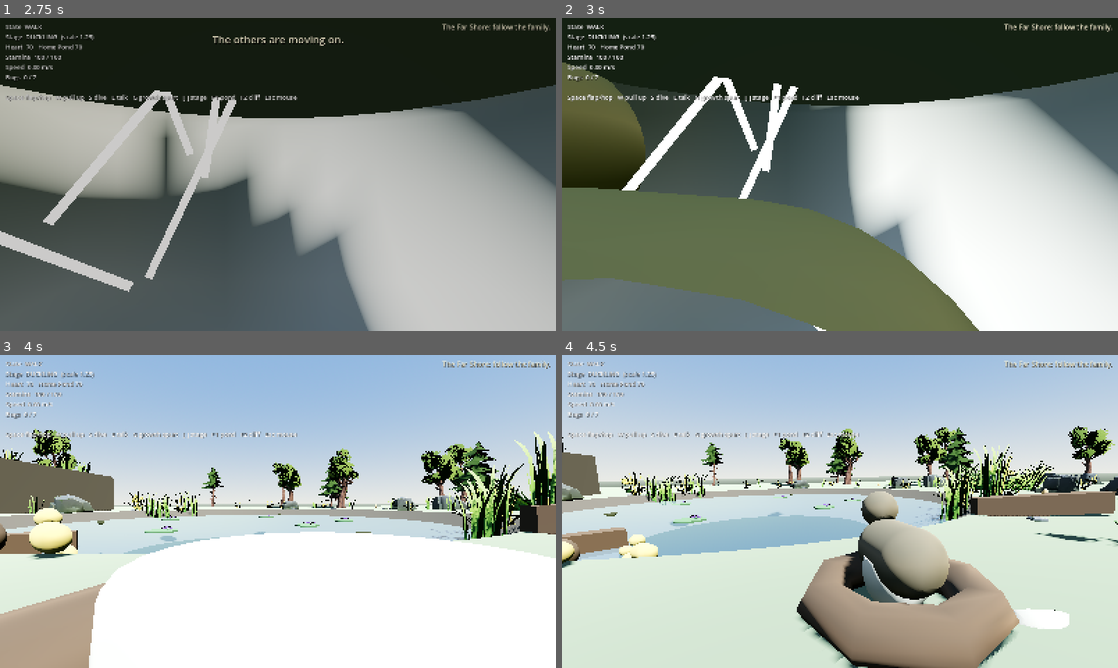
Above: before the commit, frames 1-4 (two rows, left to right).
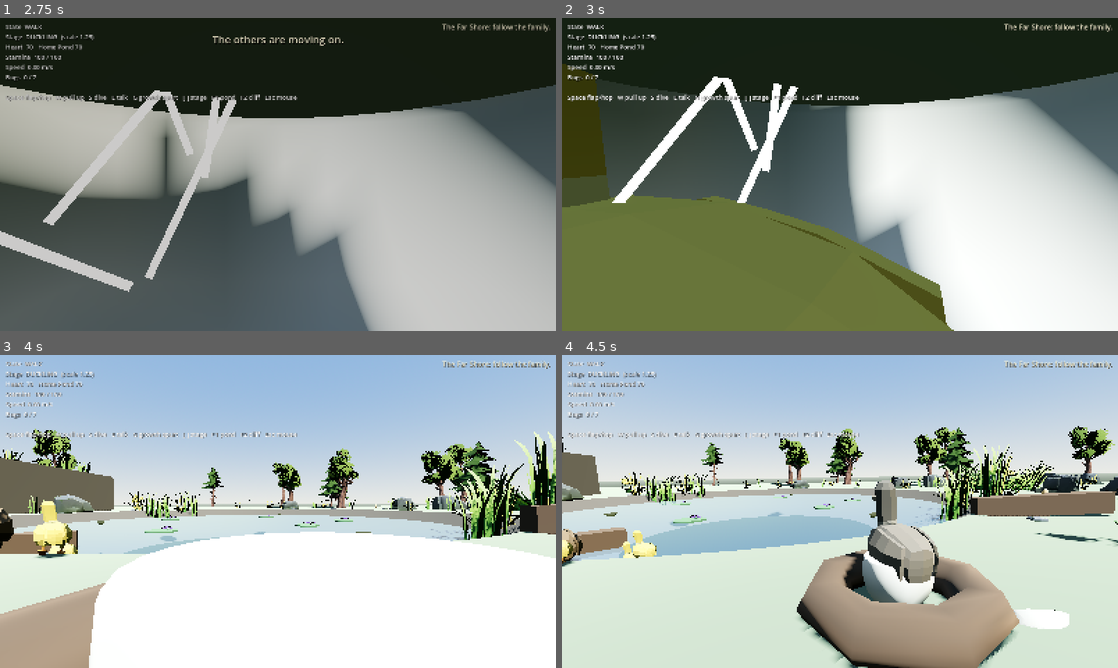
Above: after the commit, the same moments.

Repository: ProfessorZoltan/duckling
Game: Godot game, scene res://world/pond_greybox.tscn
The game is run twice, just before and just after one commit, with the same random seed, the same clock (stepped at 60 frames per second) and the same inputs.
Inputs (mouse positions are in pixels of both pictures, inside the frame that each line leads up to):
- Up to frame 1 (2.75 s): tap Enter at 0.5 s; move the mouse to (305, 174) at 0.52 s; hold E (action) 0.53-1.28 s; hold ] (debug_stage_up) from 0.53 s (still down); tap Space (jump) at 0.77, 1.07, 1.52, 1.82 s; move the mouse to (250, 174) at 1.27 s; tap E (action) at 1.35 s; move the mouse to (289, 168) at 2.02 s; hold E (action) from 2.03 s (still down)
- Up to frame 2 (3 s): keep holding ] (debug_stage_up); move the mouse to (834, 180) at 2.77 s; release E (action) at 2.78 s; tap E (action) at 2.85 s
- Up to frame 3 (4 s): keep holding ] (debug_stage_up); tap Space (jump) at 3.02, 3.32, 3.77 s; move the mouse to (316, 514) at 3.52 s; hold E (action) from 3.53 s (still down)
- Up to frame 4 (4.5 s): tap Space (jump) at 4.07 s; tap Escape (pause) at 4.15 s; release ] (debug_stage_up) at 4.25 s; release E (action) at 4.25 s; drag from (673, 464) to (756, 433) at 4.27 s

Frame 1 is identical in both runs. In frame 2, 11% of the frame differs, in the area x 0-75%, y 14-100%; in frame 3, 1.1%; in frame 4, 3.2%.

Commit message:
Use the duck, swan and mouse models for every character
Add AnimalModel, which wraps an imported glTF: it measures the model as
posed, scales it to a height in metres, sets its feet on the node's
origin, recolours it by material name and drives the walk cycle from how
fast the animal is actually moving. The duck's seven flat materials mean
one mesh now serves the player, all four siblings and Marra; the mouse
is Nib; the swan is the player once the reveal has happened, swapped in
at Young Swan.

Two findings worth keeping. A skinned mesh's AABB is its bind pose, and
on these exports that is nothing like the rendered size, so the measure
walks the vertices through the skeleton; it also has to work in the
model's own space, since the player's growth scale would otherwise
corrupt what the model thinks it measures. And AnimationPlayer.pause()
in 4.7 drops the animation and snaps the model back to its bind pose,
so a held frame uses speed_scale = 0 instead.

Wings are the one thing the assets cannot do. The duck's fin bones hold
no vertex weight, proven by posing its neck bone the same way and
watching the neck bend right over, so duck flight reads through body
pitch and bank alone. The swan flaps properly in flight but has no
folded pose, so it stands with its wings out. Both are recorded in
assets/models/NOTES.md as Blender work.

All eight smoke tests pass.

Co-Authored-By: Claude Opus 5 <noreply@anthropic.com>
Claude-Session: https://claude.ai/code/session_01RVpSAZoBzWw3XPSpjdvuT5

Diff:
--- a/game/player/player.gd
+++ b/game/player/player.gd
@@ -85,6 +85,8 @@
 var _gravity: float = ProjectSettings.get_setting("physics/3d/default_gravity")
 
 @onready var body: Node3D = $Body
+@onready var duck_model: AnimalModel = $Body/Duck
+@onready var swan_model: AnimalModel = $Body/Swan
 @onready var camera_pivot: Node3D = $CameraPivot
 @onready var collision_shape: CollisionShape3D = $CollisionShape3D
 
@@ -102,7 +104,9 @@
 	_base_collision_y = collision_shape.position.y
 	stamina = max_stamina
 	Globals.player_scale_changed.connect(_apply_scale)
+	Globals.stage_changed.connect(_apply_plumage)
 	_apply_scale(Globals.player_scale)
+	_apply_plumage(Globals.stage)
 
 
 func _process(_delta: float) -> void:
@@ -353,6 +357,7 @@
 		body.rotation.x = lerpf(body.rotation.x, pitch, blend)
 		var bank := deg_to_rad(bank_degrees) * raw_input.x
 		body.rotation.z = lerpf(body.rotation.z, bank, blend)
+		_drive_model(air_speed)
 		return
 
 	var planar := Vector3(velocity.x, 0.0, velocity.z)
@@ -370,6 +375,32 @@
 	# Nose dips a touch while paddling.
 	var target_pitch := deg_to_rad(6.0) * speed_ratio if state == State.SWIM else 0.0
 	body.rotation.x = lerpf(body.rotation.x, target_pitch, clampf(5.0 * delta, 0.0, 1.0))
+	_drive_model(planar.length())
+
+
+## The reveal (design doc §2 Act 5): a duck until you are plainly a swan.
+func _apply_plumage(stage: Globals.Stage) -> void:
+	if duck_model == null or swan_model == null:
+		return
+	var swan := stage >= Globals.Stage.YOUNG_SWAN
+	duck_model.visible = not swan
+	swan_model.visible = swan
+	if not swan:
+		duck_model.palette = "juvenile" if stage >= Globals.Stage.JUVENILE else "duckling"
+		duck_model.build()
+
+
+func model() -> AnimalModel:
+	return swan_model if swan_model and swan_model.visible else duck_model
+
+
+## The legs follow whatever the body is actually doing. There is no wing
+## animation: see the note in AnimalModel.
+func _drive_model(speed: float) -> void:
+	var m := model()
+	if m == null:
+		return
+	m.set_gait(speed, state == State.FLY or state == State.AIR)
 
 
 func _apply_scale(s: float) -> void:
--- a/game/player/player.tscn
+++ b/game/player/player.tscn
@@ -1,32 +1,12 @@
-[gd_scene load_steps=9 format=3]
+[gd_scene load_steps=5 format=3]
 
 [ext_resource type="Script" path="res://player/player.gd" id="1_player"]
 [ext_resource type="Script" path="res://player/third_person_camera.gd" id="2_camera"]
+[ext_resource type="Script" path="res://world/animal_model.gd" id="3_animal"]
 
 [sub_resource type="CapsuleShape3D" id="CapsuleShape3D_duck"]
 radius = 0.22
 height = 0.7
-
-[sub_resource type="StandardMaterial3D" id="StandardMaterial3D_down"]
-albedo_color = Color(0.5, 0.45, 0.36, 1)
-roughness = 0.9
-
-[sub_resource type="StandardMaterial3D" id="StandardMaterial3D_beak"]
-albedo_color = Color(0.85, 0.6, 0.2, 1)
-
-[sub_resource type="StandardMaterial3D" id="StandardMaterial3D_eye"]
-albedo_color = Color(0.1, 0.1, 0.1, 1)
-
-[sub_resource type="CapsuleMesh" id="CapsuleMesh_body"]
-radius = 0.2
-height = 0.7
-
-[sub_resource type="SphereMesh" id="SphereMesh_head"]
-radius = 0.13
-height = 0.26
-
-[sub_resource type="BoxMesh" id="BoxMesh_beak"]
-size = Vector3(0.1, 0.05, 0.14)
 
 [node name="Player" type="CharacterBody3D"]
 floor_max_angle = 0.872665
@@ -38,33 +18,18 @@
 
 [node name="Body" type="Node3D" parent="."]
 
-[node name="Torso" type="MeshInstance3D" parent="Body"]
-position = Vector3(0, 0.25, 0)
-rotation = Vector3(1.5708, 0, 0)
-mesh = SubResource("CapsuleMesh_body")
-surface_material_override/0 = SubResource("StandardMaterial3D_down")
+[node name="Duck" type="Node3D" parent="Body"]
+script = ExtResource("3_animal")
+species = "duck"
+palette = "duckling"
+height = 0.67
 
-[node name="Head" type="MeshInstance3D" parent="Body"]
-position = Vector3(0, 0.5, -0.28)
-mesh = SubResource("SphereMesh_head")
-surface_material_override/0 = SubResource("StandardMaterial3D_down")
-
-[node name="Beak" type="MeshInstance3D" parent="Body"]
-position = Vector3(0, 0.47, -0.44)
-mesh = SubResource("BoxMesh_beak")
-surface_material_override/0 = SubResource("StandardMaterial3D_beak")
-
-[node name="EyeL" type="MeshInstance3D" parent="Body"]
-position = Vector3(-0.08, 0.54, -0.35)
-scale = Vector3(0.18, 0.18, 0.18)
-mesh = SubResource("SphereMesh_head")
-surface_material_override/0 = SubResource("StandardMaterial3D_eye")
-
-[node name="EyeR" type="MeshInstance3D" parent="Body"]
-position = Vector3(0.08, 0.54, -0.35)
-scale = Vector3(0.18, 0.18, 0.18)
-mesh = SubResource("SphereMesh_head")
-surface_material_override/0 = SubResource("StandardMaterial3D_eye")
+[node name="Swan" type="Node3D" parent="Body"]
+visible = false
+script = ExtResource("3_animal")
+species = "swan"
+palette = "none"
+height = 0.78
 
 [node name="CameraPivot" type="Node3D" parent="."]
 position = Vector3(0, 0.45, 0)
--- /dev/null
+++ b/game/world/animal_model.gd
@@ -0,0 +1,235 @@
+class_name AnimalModel
+extends Node3D
+## Wraps one of the imported animal glTFs so a scene can just ask for "a
+## duckling this tall" (see `assets/models/NOTES.md`).
+##
+## It instantiates the model, measures it as posed (the glTF bounding boxes are
+## bind-pose and wrong for the skinned models), scales it to [member height],
+## sets it down so its feet rest on the node's origin, and recolours it by
+## material name. The duck's seven flat materials mean one mesh serves the
+## player, every sibling and Marra.
+##
+## It also drives the gait: the walk cycle plays at a speed that matches how
+## fast the animal is actually moving, and stops when it stops.
+##
+## Wings are the one thing neither model does well, and both limits are in the
+## assets rather than this script (see `assets/models/NOTES.md`). The duck
+## cannot flap: its armature carries `fin.L` and `fin.R` bones, but they hold
+## no meaningful vertex weight, so posing them moves nothing, while posing
+## `neck_6` bends the neck right over. The swan flaps properly in flight, but
+## its rest pose has its wings spread and no frame of its animation folds them.
+
+const SPECIES := {
+	"duck": "res://assets/models/duck/scene.gltf",
+	"swan": "res://assets/models/swan/scene.gltf",
+	"mouse": "res://assets/models/mouse/scene.gltf",
+}
+
+const WALK_ANIMATION := {"duck": "walkcycle_1", "swan": "", "mouse": ""}
+## The swan's one animation is a wing beat, so it doubles as its flight cycle.
+## The duck has no flight animation at all.
+const FLIGHT_ANIMATION := {"duck": "", "swan": "Animation", "mouse": ""}
+
+## Material name -> albedo. Anything not named keeps the model's own colour.
+const PALETTES := {
+	"duckling": {
+		"duck_gray": Color(0.52, 0.47, 0.40), "duck_brown": Color(0.36, 0.32, 0.27),
+		"duck_yellow": Color(0.60, 0.54, 0.44), "duck_orange": Color(0.52, 0.47, 0.40),
+		"duck_green": Color(0.44, 0.41, 0.36), "duck_white": Color(0.66, 0.62, 0.55),
+		"duck_black": Color(0.10, 0.09, 0.08),
+	},
+	"sibling": {
+		"duck_gray": Color(0.97, 0.84, 0.32), "duck_brown": Color(0.88, 0.70, 0.20),
+		"duck_yellow": Color(0.95, 0.78, 0.22), "duck_orange": Color(0.95, 0.58, 0.16),
+		"duck_green": Color(0.93, 0.80, 0.28), "duck_white": Color(0.99, 0.93, 0.62),
+		"duck_black": Color(0.12, 0.10, 0.08),
+	},
+	"marra": {
+		"duck_gray": Color(0.55, 0.44, 0.31), "duck_brown": Color(0.31, 0.23, 0.16),
+		"duck_yellow": Color(0.47, 0.36, 0.25), "duck_orange": Color(0.72, 0.52, 0.20),
+		"duck_green": Color(0.40, 0.31, 0.22), "duck_white": Color(0.72, 0.64, 0.52),
+		"duck_black": Color(0.12, 0.10, 0.08),
+	},
+	## The juvenile: greyer and lankier, still not white.
+	"juvenile": {
+		"duck_gray": Color(0.58, 0.55, 0.50), "duck_brown": Color(0.42, 0.39, 0.35),
+		"duck_yellow": Color(0.66, 0.62, 0.55), "duck_orange": Color(0.58, 0.54, 0.48),
+		"duck_green": Color(0.50, 0.48, 0.44), "duck_white": Color(0.78, 0.76, 0.72),
+		"duck_black": Color(0.10, 0.09, 0.08),
+	},
+	"none": {},
+}
+
+## Prints what was found and measured, for tuning sizes.
+@export var debug_build: bool = false
+@export var species: String = "duck"
+@export var palette: String = "duckling"
+## Height in metres at this node's own scale of 1.
+@export var height: float = 0.67
+## Seconds of walk cycle per metre travelled, so the legs match the ground.
+@export var stride: float = 0.42
+var model: Node3D
+var skeleton: Skeleton3D
+var anim: AnimationPlayer
+
+var _airborne: bool = false
+
+
+func _ready() -> void:
+	build()
+
+
+func build() -> void:
+	if model:
+		model.queue_free()
+	var path: String = SPECIES.get(species, "")
+	if path == "" or not ResourceLoader.exists(path):
+		push_warning("AnimalModel: no model for species '%s'" % species)
+		return
+	model = (load(path) as PackedScene).instantiate()
+	add_child(model)
+	skeleton = null
+	anim = null
+	for child in _descendants(model):
+		if child is Skeleton3D and skeleton == null:
+			skeleton = child as Skeleton3D
+		elif child is AnimationPlayer and anim == null:
+			anim = child as AnimationPlayer
+	for key in [WALK_ANIMATION, FLIGHT_ANIMATION]:
+		var name: String = key.get(species, "")
+		if anim and name != "" and anim.has_animation(name):
+			anim.get_animation(name).loop_mode = Animation.LOOP_LINEAR
+	# The AnimationPlayer is not ready during our own _ready, so wait a frame
+	# before measuring, and keep the model hidden until it has been scaled.
+	model.visible = false
+	await get_tree().process_frame
+	if not is_instance_valid(model):
+		return
+	if skeleton:
+		skeleton.force_update_all_bone_transforms()
+	# Measure in this node's own space: a parent's scale (the player's growth,
+	# a preview holder) must not change what the model thinks it measures.
+	var box := posed_aabb(model, global_transform.affine_inverse())
+	if debug_build:
+		print("AnimalModel %s: measured %.3f m, scaled to %.3f m" % [species, box.size.y, height])
+	if box.size.y > 0.0001:
+		var factor := height / box.size.y
+		model.scale = model.scale * factor
+		model.position.y = -box.position.y * factor
+	_recolour()
+	model.visible = true
+
+
+## How the animal is moving. [param speed] is metres per second in world terms;
+## [param airborne] stops the legs and lets the wings take over.
+func set_gait(speed: float, airborne: bool = false) -> void:
+	if anim == null:
+		return
+	_airborne = airborne
+	var flight: String = FLIGHT_ANIMATION.get(species, "")
+	if airborne:
+		if flight != "" and anim.has_animation(flight):
+			if anim.current_animation != flight:
+				anim.play(flight)
+			anim.speed_scale = 1.0
+		else:
+			# No flight cycle: hold the legs still rather than walking mid-air.
+			anim.speed_scale = 0.0
+		return
+	var walk: String = WALK_ANIMATION.get(species, "")
+	if walk == "" or not anim.has_animation(walk):
+		if anim.current_animation != "":
+			anim.stop()
+		return
+	if anim.current_animation != walk:
+		anim.play(walk)
+	var local_speed := speed / maxf(scale_factor(), 0.001)
+	# Freezing with speed_scale rather than pause(): pause() drops the
+	# animation entirely in 4.7, which snaps the model back to its bind pose.
+	anim.speed_scale = 0.0 if local_speed < 0.05 else clampf(local_speed * stride, 0.25, 3.0)
+
+
+func scale_factor() -> float:
+	return global_basis.get_scale().y
+
+
+func _recolour() -> void:
+	var colours: Dictionary = PALETTES.get(palette, {})
+	if colours.is_empty():
+		return
+	for child in _descendants(model):
+		if not (child is MeshInstance3D):
+			continue
+		var mi := child as MeshInstance3D
+		if mi.mesh == null:
+			continue
+		for i in mi.mesh.get_surface_count():
+			var source := mi.mesh.surface_get_material(i)
+			if not (source is StandardMaterial3D):
+				continue
+			var name := (source as StandardMaterial3D).resource_name
+			if not colours.has(name):
+				continue
+			# Never edit the imported material: every instance shares it.
+			var copy := (source as StandardMaterial3D).duplicate()
+			copy.albedo_color = colours[name]
+			mi.set_surface_override_material(i, copy)
+
+
+## True bounds of a model as posed, expressed in [param into]'s space (pass the
+## inverse of the frame you want them in). A skinned MeshInstance3D reports its
+## bind-pose box, which on these exports is nothing like the rendered size, so
+## walk the vertices through the skeleton instead.
+static func posed_aabb(root: Node, into: Transform3D = Transform3D.IDENTITY) -> AABB:
+	var out := AABB()
+	var first := true
+	for c in _descendants(root):
+		if not (c is MeshInstance3D):
+			continue
+		var mi := c as MeshInstance3D
+		if mi.mesh == null:
+			continue
+		var to_world := into * mi.global_transform
+		var bones: Array[Transform3D] = []
+		var skel := mi.get_node_or_null(mi.skeleton) as Skeleton3D
+		if skel and mi.skin:
+			to_world = into * skel.global_transform
+			for b in skel.get_bone_count():
+				bones.append(skel.get_bone_global_pose(b))
+		for si in mi.mesh.get_surface_count():
+			var arrays := mi.mesh.surface_get_arrays(si)
+			var verts: PackedVector3Array = arrays[Mesh.ARRAY_VERTEX]
+			var bone_idx := PackedInt32Array()
+			var weights := PackedFloat32Array()
+			if arrays.size() > Mesh.ARRAY_BONES and arrays[Mesh.ARRAY_BONES] != null:
+				bone_idx = arrays[Mesh.ARRAY_BONES]
+				weights = arrays[Mesh.ARRAY_WEIGHTS]
+			for vi in verts.size():
+				var v := verts[vi]
+				if not bones.is_empty() and bone_idx.size() >= (vi + 1) * 4:
+					var acc := Vector3.ZERO
+					var total := 0.0
+					for k in 4:
+						var w := weights[vi * 4 + k]
+						if w <= 0.0:
+							continue
+						var b := bone_idx[vi * 4 + k]
+						if b < bones.size():
+							acc += (bones[b] * v) * w
+							total += w
+					if total > 0.0:
+						v = acc / total
+				var world := to_world * v
+				if first:
+					out = AABB(world, Vector3.ZERO)
+					first = false
+				else:
+					out = out.expand(world)
+	return out
+
+
+static func _descendants(n: Node) -> Array:
+	var out: Array = [n]
+	for c in n.get_children():
+		out.append_array(_descendants(c))
+	return out
--- a/game/world/duckling_prop.tscn
+++ b/game/world/duckling_prop.tscn
@@ -1,50 +1,11 @@
-[gd_scene load_steps=6 format=3]
+[gd_scene load_steps=2 format=3]
 
-[sub_resource type="StandardMaterial3D" id="StandardMaterial3D_yellow"]
-albedo_color = Color(0.95, 0.8, 0.3, 1)
-roughness = 0.9
-
-[sub_resource type="StandardMaterial3D" id="StandardMaterial3D_beak"]
-albedo_color = Color(0.9, 0.55, 0.2, 1)
-
-[sub_resource type="StandardMaterial3D" id="StandardMaterial3D_eye"]
-albedo_color = Color(0.1, 0.1, 0.1, 1)
-
-[sub_resource type="CapsuleMesh" id="CapsuleMesh_body"]
-radius = 0.17
-height = 0.5
-
-[sub_resource type="SphereMesh" id="SphereMesh_head"]
-radius = 0.12
-height = 0.24
+[ext_resource type="Script" path="res://world/animal_model.gd" id="1_animal"]
 
 [node name="DucklingProp" type="Node3D"]
 
-[node name="Torso" type="MeshInstance3D" parent="."]
-position = Vector3(0, 0.2, 0)
-rotation = Vector3(1.5708, 0, 0)
-mesh = SubResource("CapsuleMesh_body")
-surface_material_override/0 = SubResource("StandardMaterial3D_yellow")
-
-[node name="Head" type="MeshInstance3D" parent="."]
-position = Vector3(0, 0.4, -0.2)
-mesh = SubResource("SphereMesh_head")
-surface_material_override/0 = SubResource("StandardMaterial3D_yellow")
-
-[node name="Beak" type="MeshInstance3D" parent="."]
-position = Vector3(0, 0.37, -0.34)
-scale = Vector3(0.35, 0.2, 0.5)
-mesh = SubResource("SphereMesh_head")
-surface_material_override/0 = SubResource("StandardMaterial3D_beak")
-
-[node name="EyeL" type="MeshInstance3D" parent="."]
-position = Vector3(-0.07, 0.44, -0.27)
-scale = Vector3(0.18, 0.18, 0.18)
-mesh = SubResource("SphereMesh_head")
-surface_material_override/0 = SubResource("StandardMaterial3D_eye")
-
-[node name="EyeR" type="MeshInstance3D" parent="."]
-position = Vector3(0.07, 0.44, -0.27)
-scale = Vector3(0.18, 0.18, 0.18)
-mesh = SubResource("SphereMesh_head")
-surface_material_override/0 = SubResource("StandardMaterial3D_eye")
+[node name="Model" type="Node3D" parent="."]
+script = ExtResource("1_animal")
+species = "duck"
+palette = "sibling"
+height = 0.57
--- a/game/world/marra_prop.tscn
+++ b/game/world/marra_prop.tscn
@@ -1,57 +1,11 @@
-[gd_scene load_steps=6 format=3]
+[gd_scene load_steps=2 format=3]
 
-[sub_resource type="StandardMaterial3D" id="StandardMaterial3D_brown"]
-albedo_color = Color(0.5, 0.38, 0.26, 1)
-roughness = 0.9
-
-[sub_resource type="StandardMaterial3D" id="StandardMaterial3D_beak"]
-albedo_color = Color(0.85, 0.55, 0.2, 1)
-
-[sub_resource type="StandardMaterial3D" id="StandardMaterial3D_eye"]
-albedo_color = Color(0.1, 0.1, 0.1, 1)
-
-[sub_resource type="CapsuleMesh" id="CapsuleMesh_body"]
-radius = 0.17
-height = 0.5
-
-[sub_resource type="SphereMesh" id="SphereMesh_head"]
-radius = 0.12
-height = 0.24
+[ext_resource type="Script" path="res://world/animal_model.gd" id="1_animal"]
 
 [node name="MarraProp" type="Node3D"]
-scale = Vector3(1.7, 1.7, 1.7)
 
-[node name="Torso" type="MeshInstance3D" parent="."]
-position = Vector3(0, 0.2, 0)
-rotation = Vector3(1.5708, 0, 0)
-mesh = SubResource("CapsuleMesh_body")
-surface_material_override/0 = SubResource("StandardMaterial3D_brown")
-
-[node name="Neck" type="MeshInstance3D" parent="."]
-position = Vector3(0, 0.36, -0.16)
-scale = Vector3(0.5, 1.1, 0.5)
-mesh = SubResource("SphereMesh_head")
-surface_material_override/0 = SubResource("StandardMaterial3D_brown")
-
-[node name="Head" type="MeshInstance3D" parent="."]
-position = Vector3(0, 0.5, -0.2)
-mesh = SubResource("SphereMesh_head")
-surface_material_override/0 = SubResource("StandardMaterial3D_brown")
-
-[node name="Beak" type="MeshInstance3D" parent="."]
-position = Vector3(0, 0.47, -0.34)
-scale = Vector3(0.35, 0.2, 0.55)
-mesh = SubResource("SphereMesh_head")
-surface_material_override/0 = SubResource("StandardMaterial3D_beak")
-
-[node name="EyeL" type="MeshInstance3D" parent="."]
-position = Vector3(-0.07, 0.54, -0.27)
-scale = Vector3(0.18, 0.18, 0.18)
-mesh = SubResource("SphereMesh_head")
-surface_material_override/0 = SubResource("StandardMaterial3D_eye")
-
-[node name="EyeR" type="MeshInstance3D" parent="."]
-position = Vector3(0.07, 0.54, -0.27)
-scale = Vector3(0.18, 0.18, 0.18)
-mesh = SubResource("SphereMesh_head")
-surface_material_override/0 = SubResource("StandardMaterial3D_eye")
+[node name="Model" type="Node3D" parent="."]
+script = ExtResource("1_animal")
+species = "duck"
+palette = "marra"
+height = 1.17
--- a/game/world/nib.tscn
+++ b/game/world/nib.tscn
@@ -1,28 +1,10 @@
-[gd_scene load_steps=8 format=3]
+[gd_scene load_steps=3 format=3]
 
 [ext_resource type="Script" path="res://world/npc.gd" id="1_npc"]
+[ext_resource type="Script" path="res://world/animal_model.gd" id="2_animal"]
 
 [sub_resource type="SphereShape3D" id="SphereShape3D_talk"]
 radius = 1.6
-
-[sub_resource type="StandardMaterial3D" id="StandardMaterial3D_fur"]
-albedo_color = Color(0.55, 0.5, 0.45, 1)
-roughness = 0.95
-
-[sub_resource type="StandardMaterial3D" id="StandardMaterial3D_pink"]
-albedo_color = Color(0.85, 0.6, 0.6, 1)
-
-[sub_resource type="StandardMaterial3D" id="StandardMaterial3D_eye"]
-albedo_color = Color(0.1, 0.1, 0.1, 1)
-
-[sub_resource type="SphereMesh" id="SphereMesh_unit"]
-radius = 0.5
-height = 1.0
-
-[sub_resource type="CylinderMesh" id="CylinderMesh_tail"]
-top_radius = 0.01
-bottom_radius = 0.025
-height = 0.35
 
 [node name="Nib" type="Area3D"]
 script = ExtResource("1_npc")
@@ -36,44 +18,8 @@
 position = Vector3(0, 0.3, 0)
 shape = SubResource("SphereShape3D_talk")
 
-[node name="Body" type="MeshInstance3D" parent="."]
-position = Vector3(0, 0.11, 0)
-scale = Vector3(0.22, 0.2, 0.3)
-mesh = SubResource("SphereMesh_unit")
-surface_material_override/0 = SubResource("StandardMaterial3D_fur")
-
-[node name="Head" type="MeshInstance3D" parent="."]
-position = Vector3(0, 0.19, -0.14)
-scale = Vector3(0.16, 0.15, 0.18)
-mesh = SubResource("SphereMesh_unit")
-surface_material_override/0 = SubResource("StandardMaterial3D_fur")
-
-[node name="EarL" type="MeshInstance3D" parent="."]
-position = Vector3(-0.06, 0.28, -0.12)
-scale = Vector3(0.07, 0.07, 0.03)
-mesh = SubResource("SphereMesh_unit")
-surface_material_override/0 = SubResource("StandardMaterial3D_pink")
-
-[node name="EarR" type="MeshInstance3D" parent="."]
-position = Vector3(0.06, 0.28, -0.12)
-scale = Vector3(0.07, 0.07, 0.03)
-mesh = SubResource("SphereMesh_unit")
-surface_material_override/0 = SubResource("StandardMaterial3D_pink")
-
-[node name="EyeL" type="MeshInstance3D" parent="."]
-position = Vector3(-0.045, 0.21, -0.22)
-scale = Vector3(0.025, 0.025, 0.025)
-mesh = SubResource("SphereMesh_unit")
-surface_material_override/0 = SubResource("StandardMaterial3D_eye")
-
-[node name="EyeR" type="MeshInstance3D" parent="."]
-position = Vector3(0.045, 0.21, -0.22)
-scale = Vector3(0.025, 0.025, 0.025)
-mesh = SubResource("SphereMesh_unit")
-surface_material_override/0 = SubResource("StandardMaterial3D_eye")
-
-[node name="Tail" type="MeshInstance3D" parent="."]
-position = Vector3(0, 0.08, 0.28)
-rotation = Vector3(1.2, 0, 0)
-mesh = SubResource("CylinderMesh_tail")
-surface_material_override/0 = SubResource("StandardMaterial3D_pink")
+[node name="Model" type="Node3D" parent="."]
+script = ExtResource("2_animal")
+species = "mouse"
+palette = "none"
+height = 0.1
Not shown, added: game/world/animal_model.gd.uid
Not shown, changed: CLAUDE.md
Not shown, changed: docs/screenshots/p1_paddling.png
Not shown, changed: docs/screenshots/p1_spawn_at_nest.png
Not shown, changed: docs/screenshots/p3_pond_gone_gray.png
Not shown, changed: docs/screenshots/p3_pond_recolored.png
Not shown, changed: docs/screenshots/p5_hatched.png
Not shown, added: docs/screenshots/p5_keep_up.png
Not shown, changed: game/assets/models/NOTES.md
